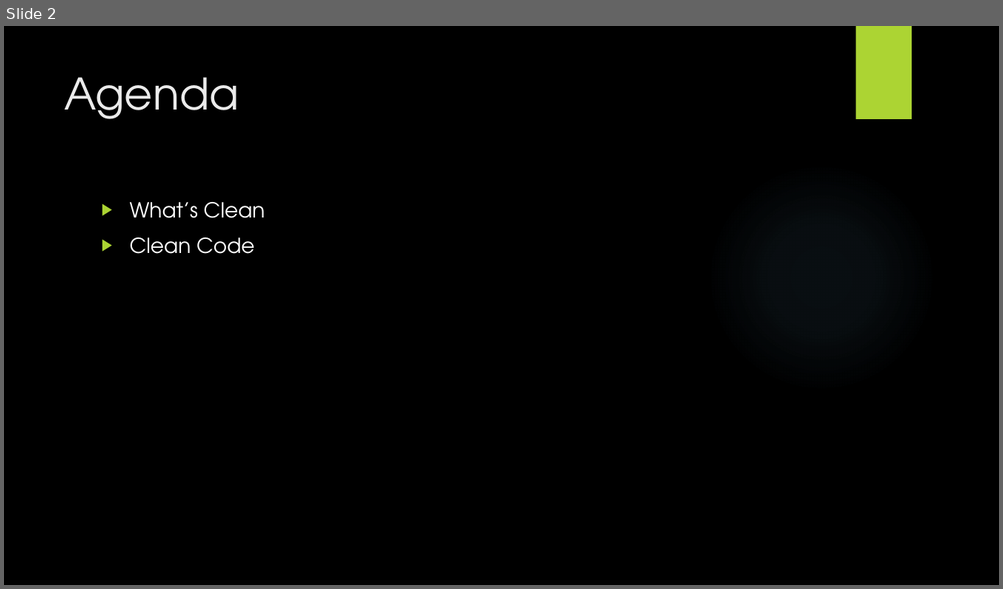
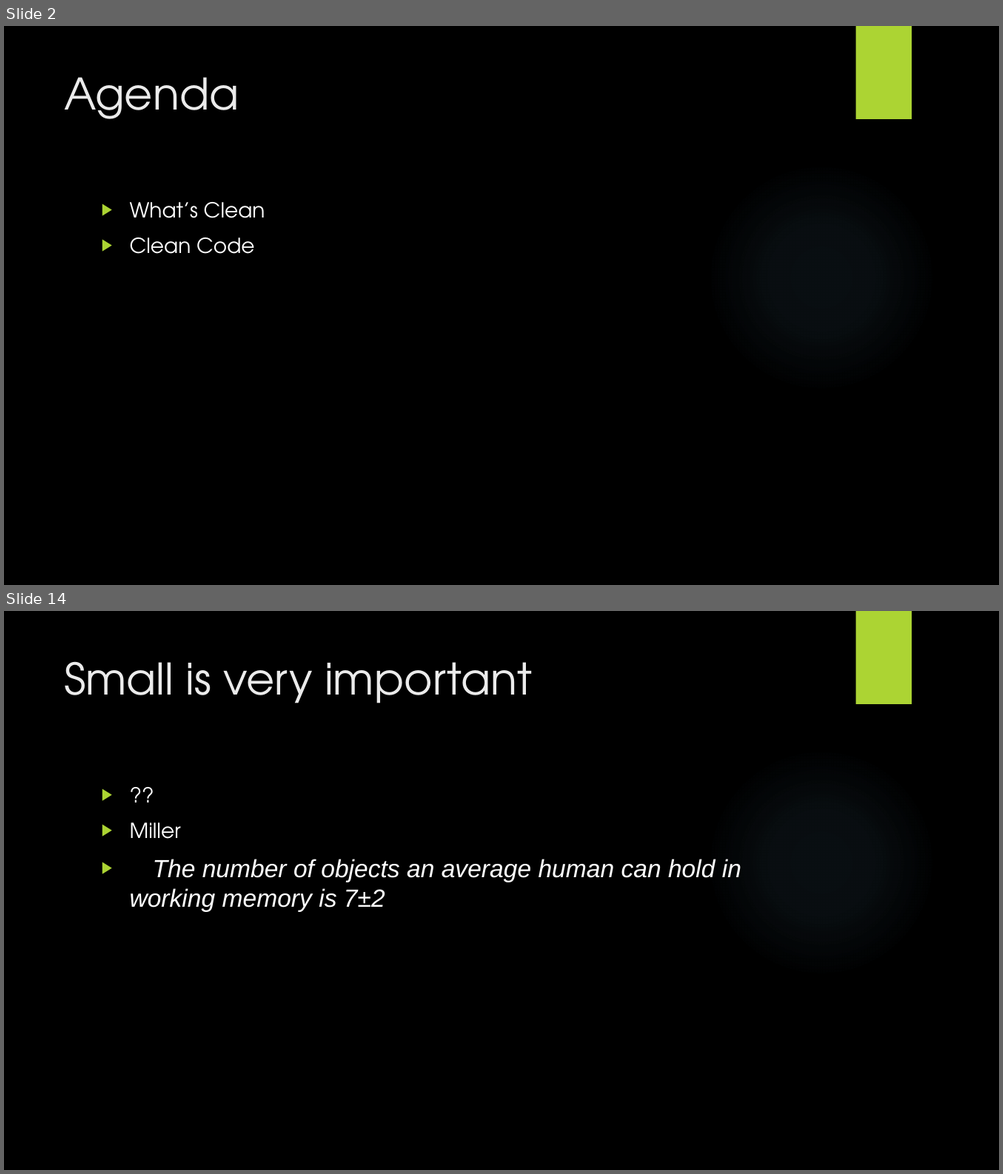
Before and after one commit to wanglifeng/PPT, a slide deck: Clean Code.pptx. Shown one above the other, each under a label of ours: slide 2 before the commit, slides 2 and 14 after it; the slides between them are not shown. The pictures are 1003x589 and 1003x1174 pixels, drawn with LibreOffice and Linux fonts; fonts in the diff are those of the drawing; background and template pictures are left out. Boxes give left, top, right and bottom in pixels: in the first picture for what was removed or moved away, otherwise in the second. Text is boxed around its words. In the diff, an @@ line names an element or a change of style, - is before the commit and + after.

```diff
--- a/Clean Code.pptx
+++ b/Clean Code.pptx
@@ slide 14 added at [4,611,999,1170], background picture (left out); not listed: 2 template elements that a slide beside it also shows @@
@@ title added at [64,661,532,703], 42 pt, text #EBEBEB @@
+Small is very important
@@ text added at [130,823,741,912], 24 pt, text #FFFFFF, italic @@
+▶ ??
+▶ Miller
+▶ The number of objects an average human can hold in working memory is 7±2
```
Also in this commit, not shown: 1 slide changed, 11 other slides added, 1 slide removed.
